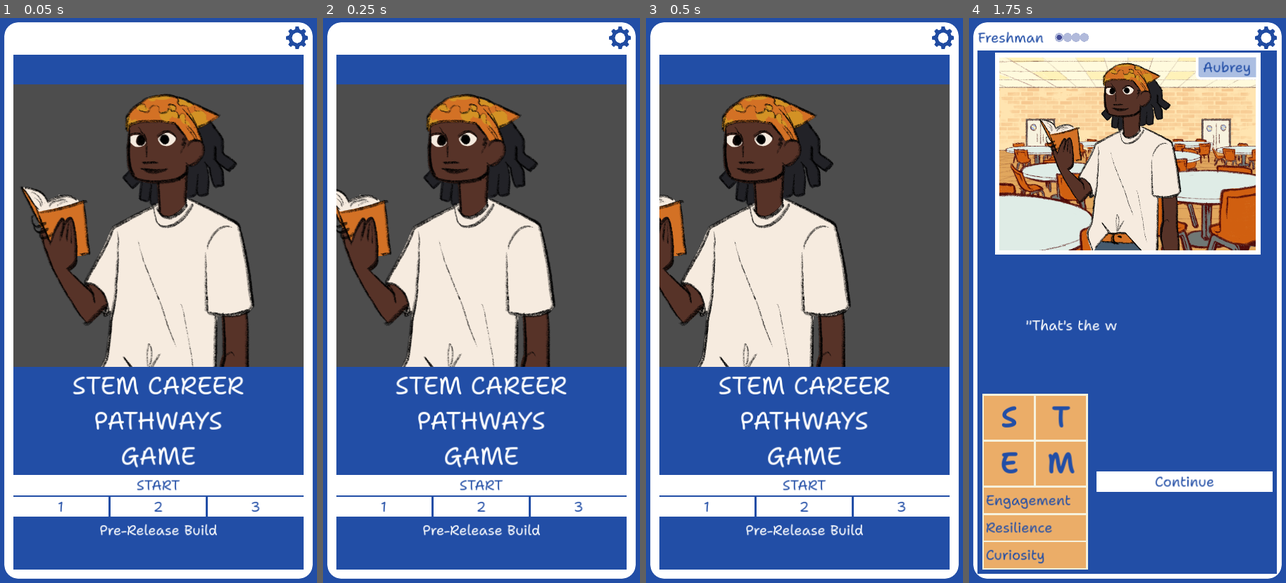
Above: before the commit, frames 1-4 (left to right).
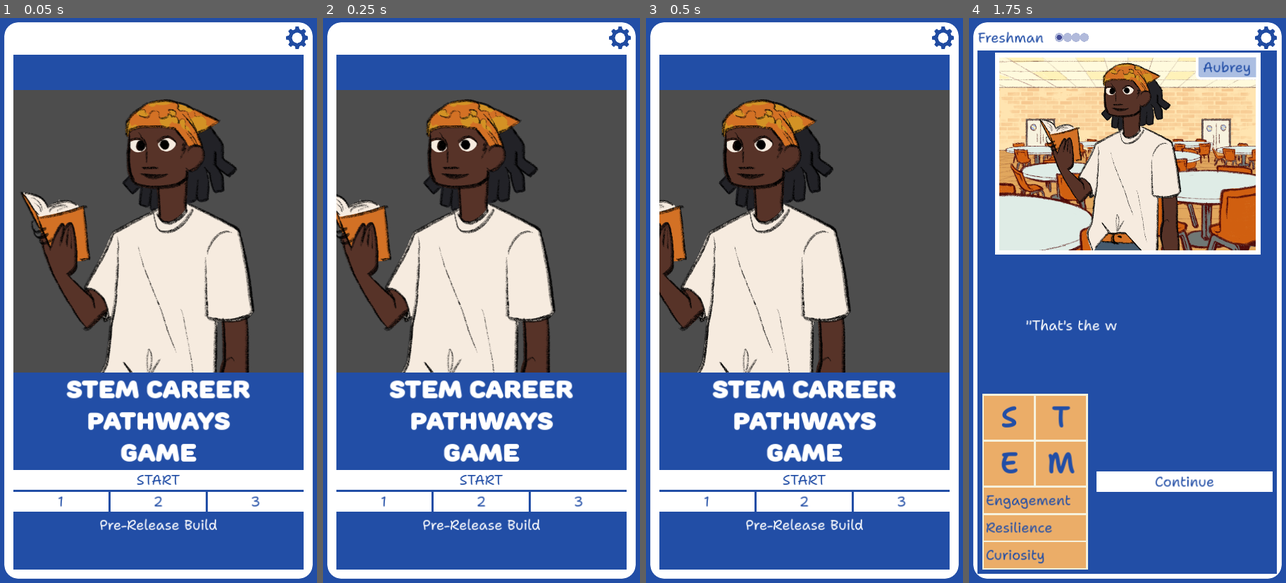
Above: after the commit, the same moments.

Repository: stem-career-paths/game
Game: Godot game, scene res://ui/screen.tscn
The game is run twice, just before and just after one commit, with the same random seed, the same clock (stepped at 60 frames per second) and the same inputs. The engine's default icon, where the game draws it, is replaced by a stand-in: a white triangle on a blue panel in a dark square.
Inputs (mouse positions are in pixels of both pictures, inside the frame that each line leads up to):
- Up to frame 1 (0.05 s): no input
- Up to frame 2 (0.25 s): no input
- Up to frame 3 (0.5 s): no input
- Up to frame 4 (1.75 s): click (1127, 486) at 0.52 s; click (1184, 447) at 1.27 s

The runs differ from the first frame. In frame 1, 14% of the frame differs, in the area x 4-96%, y 11-92%; in frame 2, 14%; in frame 3, 13%; in frame 4, nothing differs.

Commit message:
Use the Rounds Black font in the title

Diff:
--- a/project/ui/start_scene.tscn
+++ b/project/ui/start_scene.tscn
@@ -1,14 +1,16 @@
-[gd_scene load_steps=9 format=3 uid="uid://d2m2pbepn6rip"]
+[gd_scene load_steps=10 format=3 uid="uid://d2m2pbepn6rip"]
 
 [ext_resource type="Theme" uid="uid://bqnq26iud8rn3" path="res://common/theme.tres" id="1_gluso"]
 [ext_resource type="Script" path="res://ui/start_scene.gd" id="2_27iv5"]
-[ext_resource type="StyleBox" uid="uid://0lv825v0nskc" path="res://ui/blue_style_box.tres" id="3_yrlow"]
-[ext_resource type="StyleBox" uid="uid://dlbigrenfpyvm" path="res://ui/white_rounded_style_box.tres" id="4_esrti"]
-[ext_resource type="PackedScene" uid="uid://dkyrbpxgqqngv" path="res://ui/settings_button.tscn" id="5_2onti"]
-[ext_resource type="PackedScene" uid="uid://dcuhgkvouhkiq" path="res://ui/cast_carousel.tscn" id="5_rvet4"]
+[ext_resource type="StyleBox" path="res://ui/blue_style_box.tres" id="3_yrlow"]
+[ext_resource type="StyleBox" path="res://ui/white_rounded_style_box.tres" id="4_esrti"]
+[ext_resource type="PackedScene" path="res://ui/settings_button.tscn" id="5_2onti"]
+[ext_resource type="PackedScene" path="res://ui/cast_carousel.tscn" id="5_rvet4"]
 [ext_resource type="PackedScene" uid="uid://b8q1tdpaxtldy" path="res://ui/audible_button.tscn" id="5_sj70n"]
+[ext_resource type="FontFile" uid="uid://c57ulb1d8v5ug" path="res://common/Rounds Black.otf" id="7_v2dbv"]
 
 [sub_resource type="LabelSettings" id="LabelSettings_nx01s"]
+font = ExtResource("7_v2dbv")
 font_size = 56
 
 [node name="StartScene" type="Control"]
Binary file added: project/common/Rounds Black.otf
Not shown, added: project/common/Rounds Black.otf.import
Not shown, added: project/common/RoundsBlack_license.txt
Not shown: 1 places in project/ui/game_screen.tscn that only renumber resources
Not shown, changed: README.md
